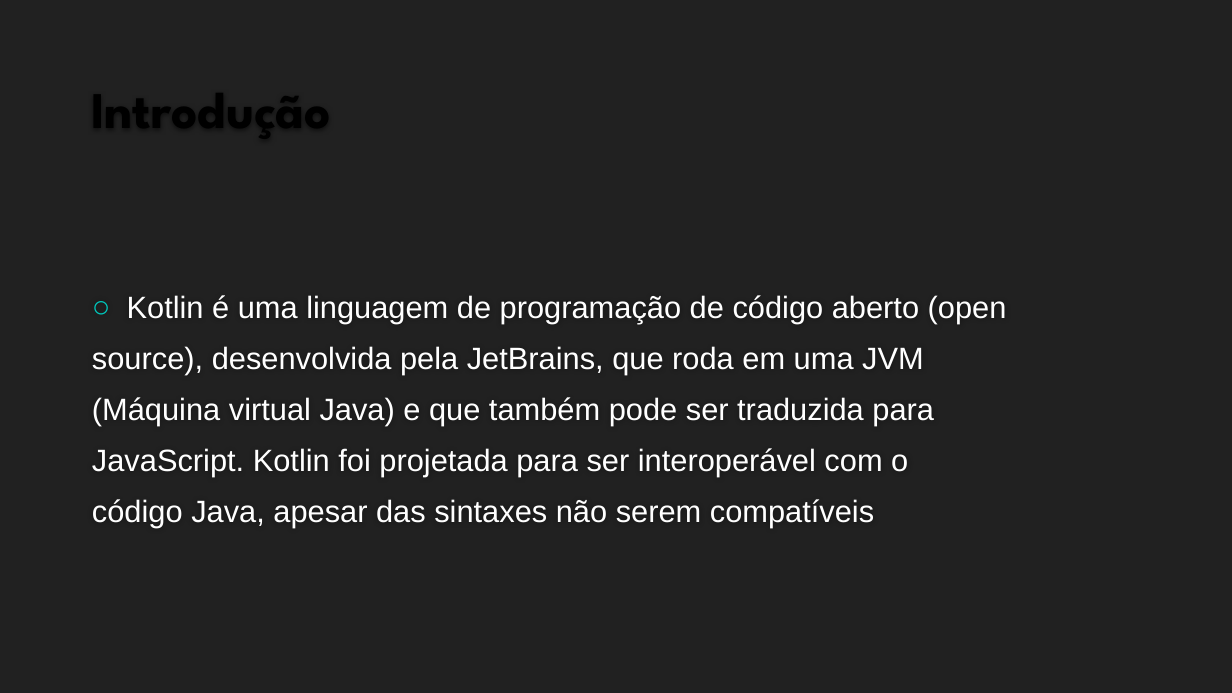
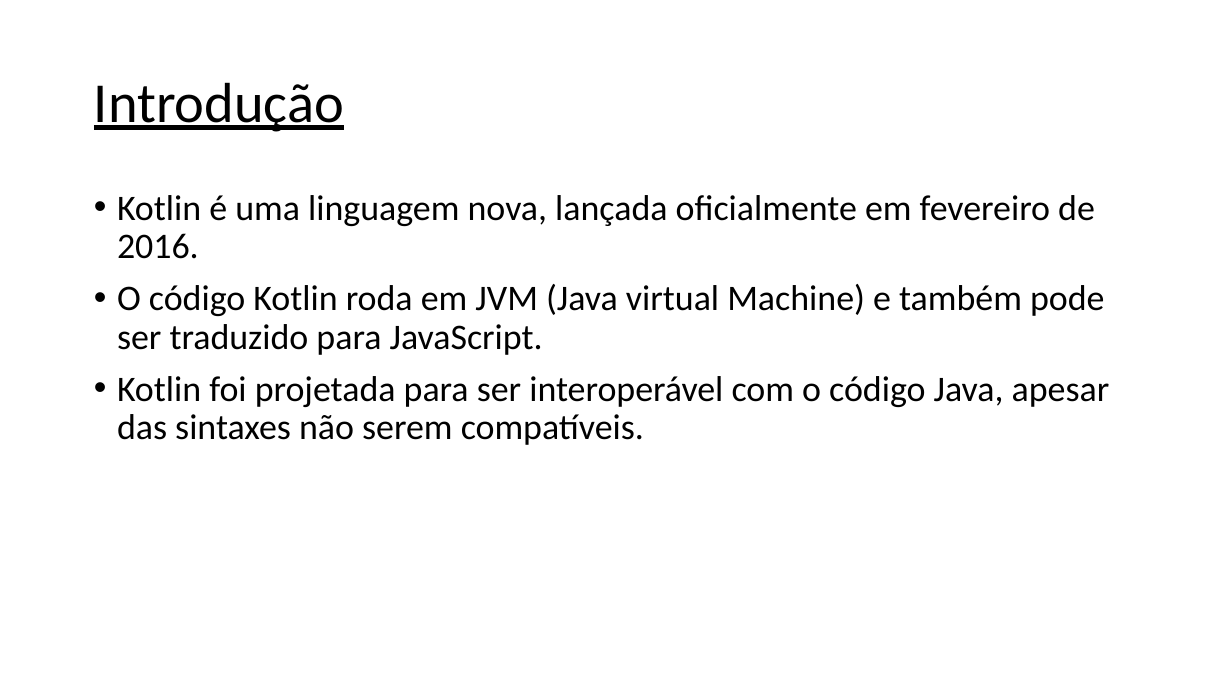
Before and after one commit to lucascomp/EDL, a slide deck: slide 2 of trabalhos/trabalho-01/SLIDES.pptx. Drawn at 1232x693 pixels with LibreOffice and Linux fonts; fonts in the diff are those of the drawing; background and template pictures are left out. Boxes give left, top, right and bottom in pixels: in the first picture for what was removed or moved away, otherwise in the second. Text is boxed around its words. In the diff, an @@ line names an element or a change of style, - is before the commit and + after.

```diff
--- a/trabalhos/trabalho-01/SLIDES.pptx
+++ b/trabalhos/trabalho-01/SLIDES.pptx
@@ background #212121 to #FFFFFF @@
@@ title "Introdução": place and size @@
-title "Introdução" at bbox=[82, 45, 1151, 143]
+title "Introdução" at bbox=[94, 82, 344, 132]
@@ title "Introdução" at bbox=[94, 82, 344, 132]: size 40 to 44 pt, font League Spartan to Calibri, bold off, underline on; line spacing 1 to 0.9; vertical alignment bottom to middle @@
@@ text "Kotlin é uma linguagem nova, ..." at bbox=[117, 195, 1110, 445]: vertical alignment middle to top @@
@@ text at bbox=[117, 195, 1110, 445]: text changed; size 24 to 28 pt; font Arial to Calibri; text colour #FFFFFF to #000000 @@
-○ Kotlin é uma linguagem de programação de código aberto (open
-source), desenvolvida pela JetBrains, que roda em uma JVM
-(Máquina virtual Java) e que também pode ser traduzida para
-JavaScript. Kotlin foi projetada para ser interoperável com o
-código Java, apesar das sintaxes não serem compatíveis
+• Kotlin é uma linguagem nova, lançada oficialmente em fevereiro de 2016.
+• O código Kotlin roda em JVM (Java virtual Machine) e também pode ser traduzido para JavaScript.
+• Kotlin foi projetada para ser interoperável com o código Java, apesar das sintaxes não serem compatíveis.
```
Also in this commit, not shown: 6 other slides changed, 1 slide added, 5 slides removed.
